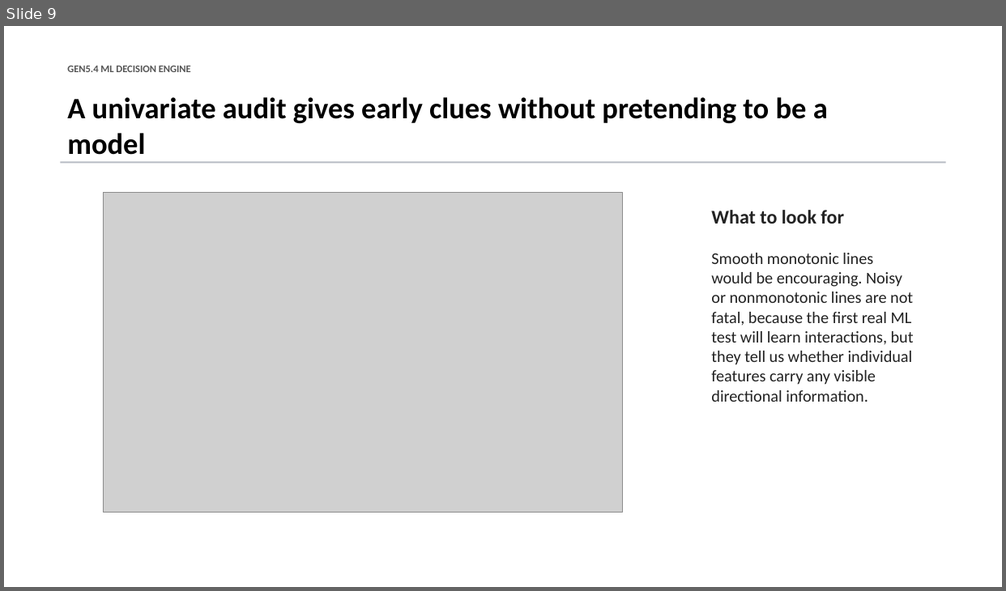
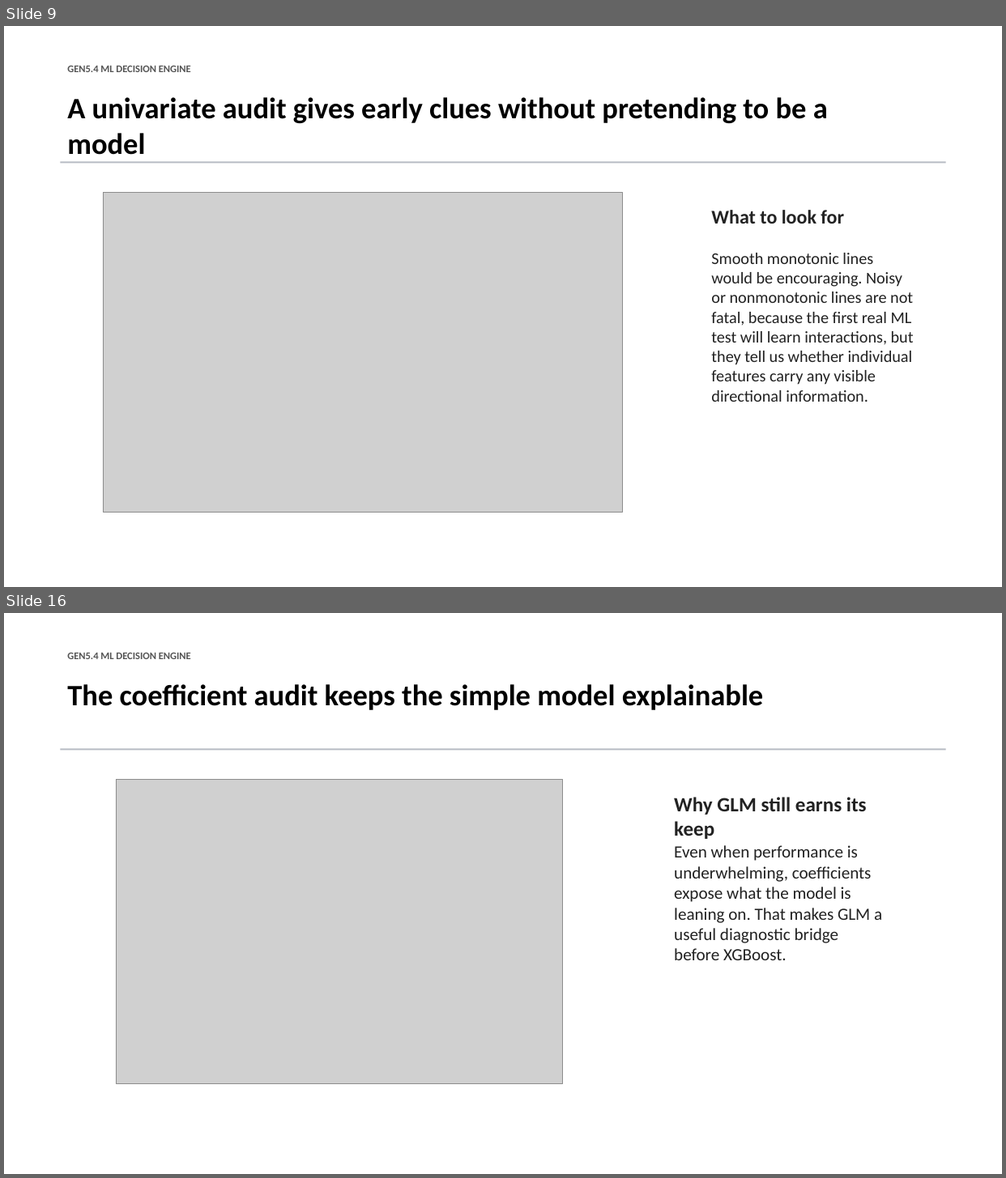
Before and after one commit to Francisc0Franc0/Time-Series-Modeling-Gen5, a slide deck: presentations/gen5_4_ml_decision_engine_incremental_build.pptx. Shown one above the other, each under a label of ours: slide 9 before the commit, slides 9 and 16 after it; the slides between them are not shown. The pictures are 1006x591 and 1006x1178 pixels, drawn with LibreOffice and Linux fonts; fonts in the diff are those of the drawing; grey boxes stand for pictures. Boxes give left, top, right and bottom in pixels: in the first picture for what was removed or moved away, otherwise in the second. Text is boxed around its words. In the diff, an @@ line names an element or a change of style, - is before the commit and + after.

Commit message:
Add Gen5.4 GLM replay diagnostic

```diff
--- a/presentations/gen5_4_ml_decision_engine_incremental_build.pptx
+++ b/presentations/gen5_4_ml_decision_engine_incremental_build.pptx
@@ slide 16 added at box(4, 613, 1002, 1174), background #FFFFFF @@
@@ text added at box(67, 653, 191, 659), 9.8 pt, text #555555, bold @@
+GEN5.4 ML DECISION ENGINE
@@ text added at box(67, 684, 764, 710), 28.5 pt, text #000000, bold @@
+The coefficient audit keeps the simple model explainable
@@ rectangle added at box(60, 748, 946, 750), fill #B8BCC4 @@
@@ picture added at box(117, 780, 562, 1084) @@
@@ text added at box(674, 797, 867, 839), 19.5 pt, text #222222, bold @@
+Why GLM still earns its keep
@@ text added at box(674, 845, 882, 960), 16.5 pt, text #222222 @@
+Even when performance is underwhelming, coefficients expose what the model is leaning on. That makes GLM a useful diagnostic bridge before XGBoost.
```
Also in this commit, not shown: 1 slide changed, 6 other slides added, 6 other files.
